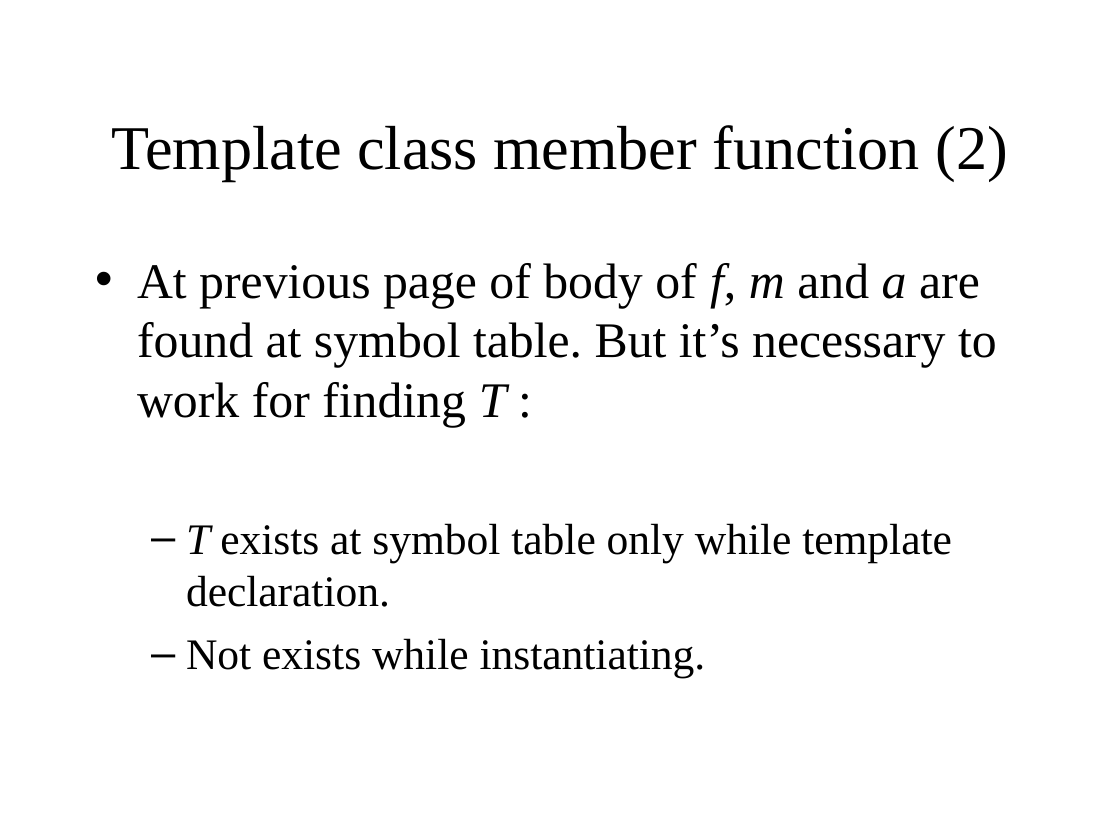
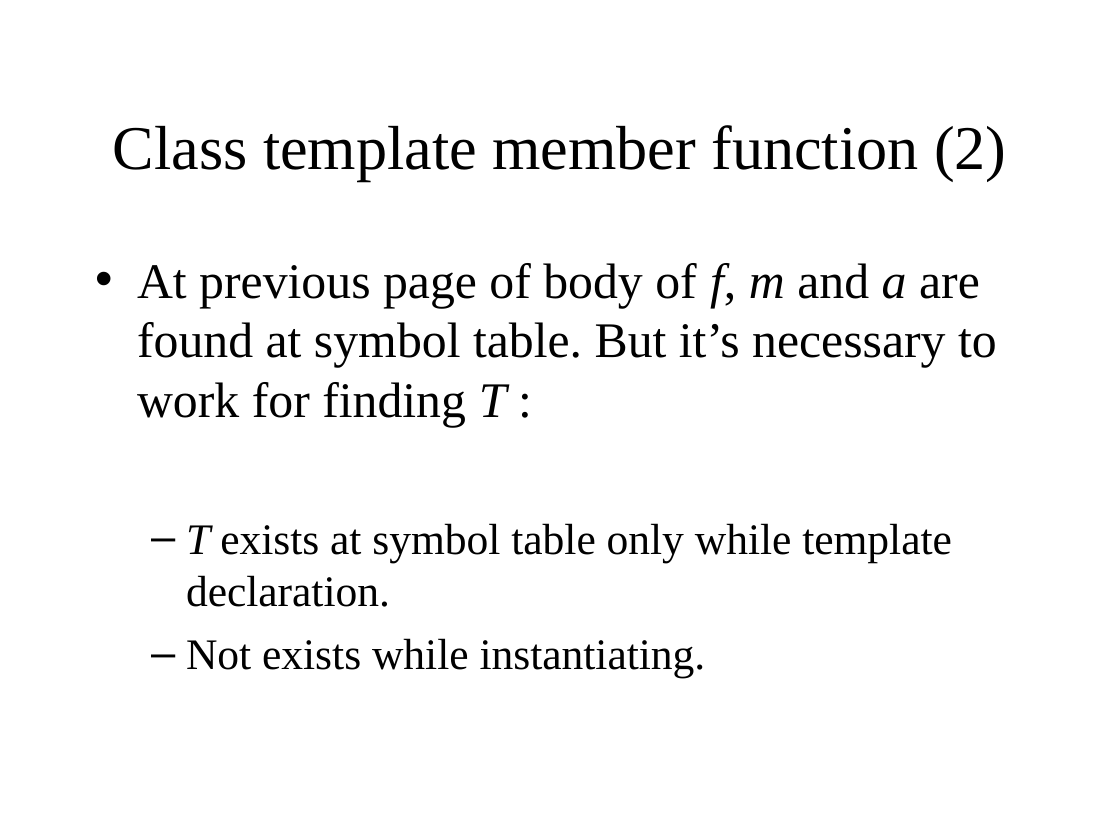
Before and after one commit to KeiHasegawa/cxx_doc, a slide deck: slide 7 of 14_template_parse_e.ppt. Drawn at 1120x840 pixels with LibreOffice and Linux fonts; fonts in the diff are those of the drawing. Boxes give left, top, right and bottom in pixels: in the first picture for what was removed or moved away, otherwise in the second. Text is boxed around its words. In the diff, an @@ line names an element or a change of style, - is before the commit and + after.

```diff
--- a/14_template_parse_e.ppt
+++ b/14_template_parse_e.ppt
@@ title at box(113, 125, 1006, 181): text changed @@
-Template class member function (2)
+Class template member function (2)
```
Also in this commit, not shown: 4 other slides changed, 9 other files.
